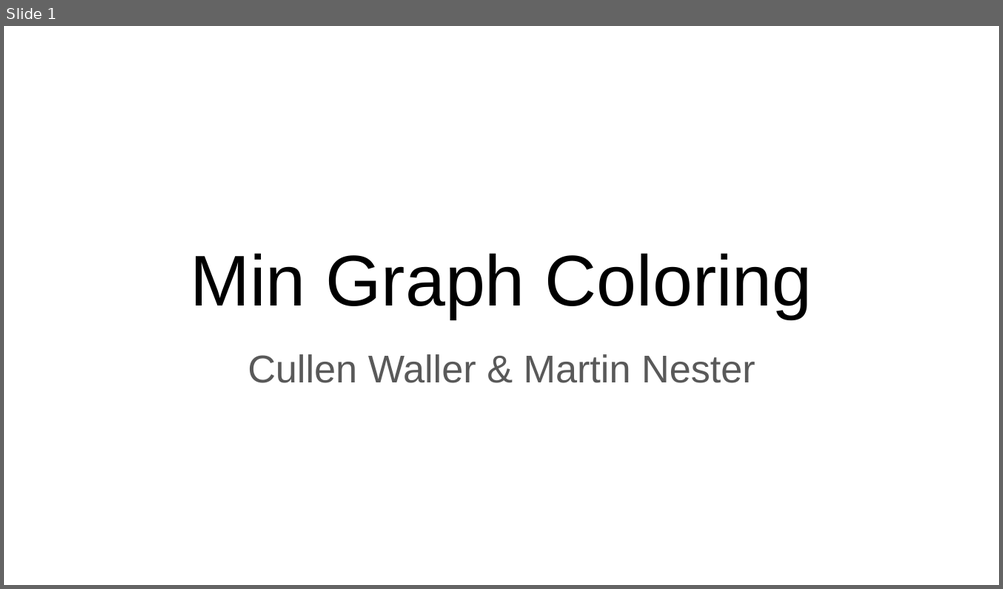
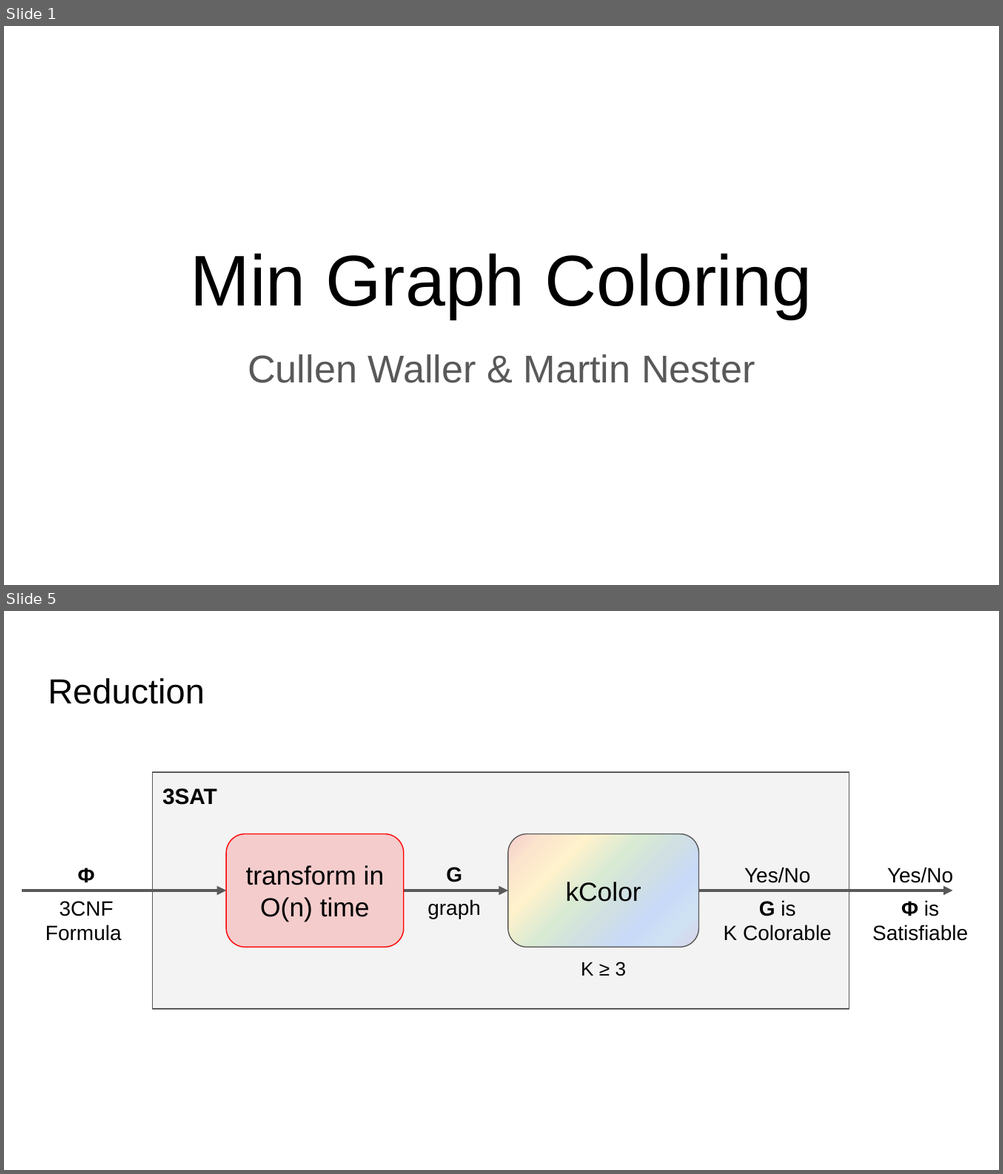
Before and after one commit to wallercullen/NP-complete-project, a slide deck: presentations/problem_presentation.pptx. Shown one above the other, each under a label of ours: slide 1 before the commit, slides 1 and 5 after it; the slides between them are not shown. The pictures are 1003x589 and 1003x1174 pixels, drawn with LibreOffice and Linux fonts; fonts in the diff are those of the drawing. Boxes give left, top, right and bottom in pixels: in the first picture for what was removed or moved away, otherwise in the second. Text is boxed around its words. In the diff, an @@ line names an element or a change of style, - is before the commit and + after.

```diff
--- a/presentations/problem_presentation.pptx
+++ b/presentations/problem_presentation.pptx
@@ slide 5 added at (4,611,999,1170), background #FFFFFF @@
@@ title added at (48,678,205,704), 25.2 pt, text #000000 @@
+Reduction
@@ rectangle added at (152,772,848,1009), fill #F3F3F3, outline #595959 0.75 pt, 16 pt, text #000000, bold @@
+3SAT
@@ rounded rectangle added at (226,834,403,947), fill #F4CCCC, outline #FF0000 0.75 pt, 19 pt, text #000000 @@
+transform in O(n) time
@@ rounded rectangle added at (508,834,699,947), fill gradient #F4CCCC to #FCE5CD to #FFF2CC to #D9EAD3 to #D0E0E3 to #C9DAF8 to #CFE2F3 to #D9D2E9, outline #595959 0.75 pt, 19 pt, text #000000 @@
+kColor
@@ text added at (45,868,122,941), 15 pt, text #000000 @@
+Φ
+3CNF
+Formula
@@ text added at (427,867,481,919), 15 pt, text #000000 @@
+G
+graph
@@ text added at (723,867,831,941), 15 pt, text #000000 @@
+Yes/No
+G is
+K Colorable
@@ text added at (872,867,967,941), 15 pt, text #000000 @@
+Yes/No
+Φ is Satisfiable
@@ arrow added from (22, 891) to (226, 891), #595959 2.25 pt @@
@@ arrow added from (404, 891) to (508, 891), #595959 2.25 pt @@
@@ arrow added from (698, 891) to (953, 891), #595959 2.25 pt @@
@@ text added at (580,962,626,977), 14 pt, text #000000 @@
+K ≥ 3
```
Also in this commit, not shown: 2 slides changed, 9 other slides added, 2 slides removed.
